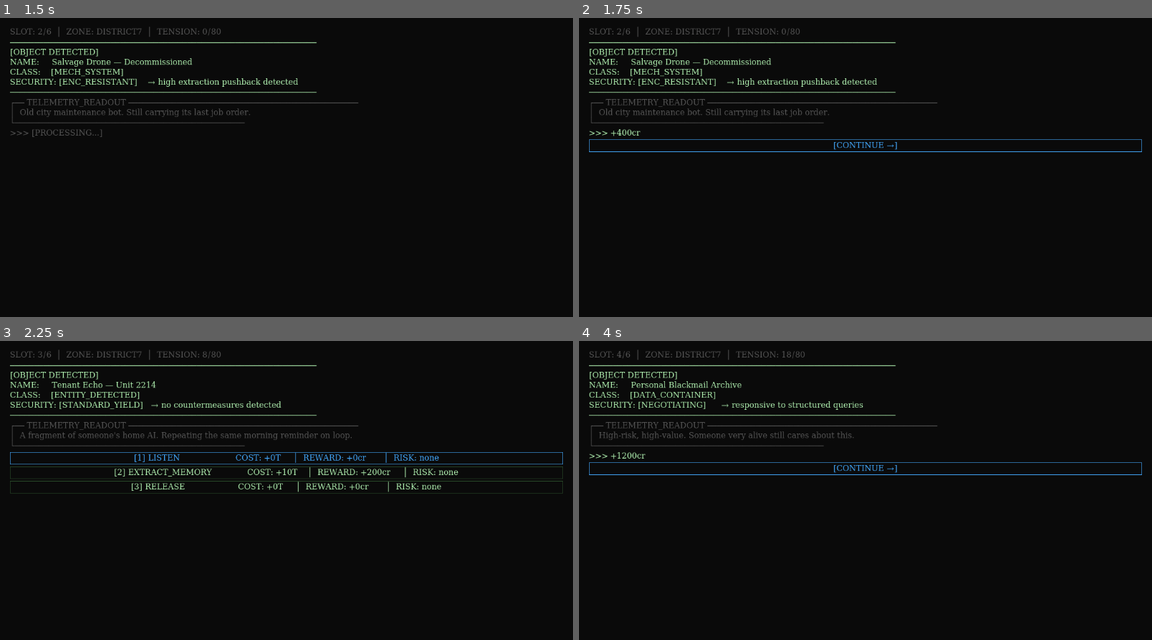
Above: before the commit, frames 1-4 (two rows, left to right).
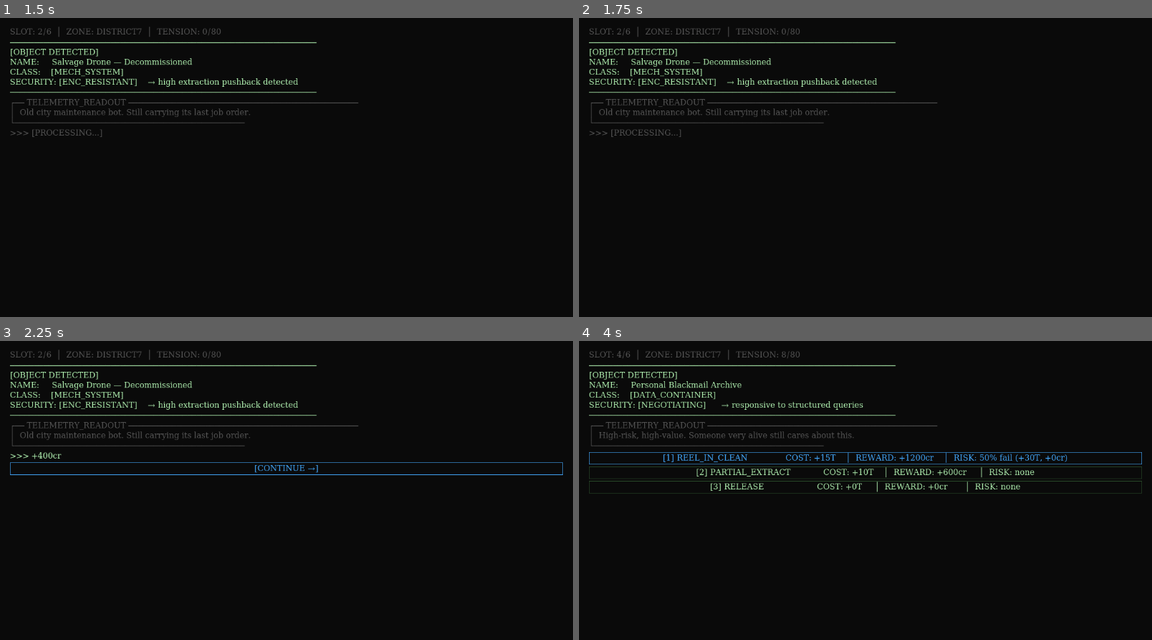
Above: after the commit, the same moments.

Repository: Teeohbee/deadcast
Game: Godot game, scene res://scenes/dive_run/DiveRun.tscn
Same seed, same stepped clock (60 frames per second), same inputs: the game is played once before the commit and once after it. This scene is started directly instead of the project's main scene.
Inputs (mouse positions are in pixels of both pictures, inside the frame that each line leads up to):
- Up to frame 1 (1.5 s): click "[1] LISTEN COST: +0T │ REWARD…" at 0.5 s; click "[1] STRIP_FOR_PARTS COST: +8T…" at 1.25 s
- Up to frame 2 (1.75 s): no input
- Up to frame 3 (2.25 s): click (286, 469) at 2 s, where only the run before the commit has a clickable "[CONTINUE →]"
- Up to frame 4 (4 s): click (865, 469) at 2.75 s, where only the run after the commit has a clickable "[CONTINUE →]"; click (865, 457) at 3.5 s, where only the run before the commit has a clickable "[1] REEL_IN_CLEAN COST: +15T …"

Frame 1 is identical in both runs. In frame 2, 0.7% of the frame differs, in the area x 1-99%, y 37-45%; in frame 3, 4.4%, in the area x 1-99%, y 4-52%; in frame 4, 3.2%.

Commit message:
refactor: slow result animation timings for dramatic effect (0.9s processing, 0.6s countermeasure)

Diff:
--- a/scenes/dive_run/CatchEvent.gd
+++ b/scenes/dive_run/CatchEvent.gd
@@ -100,14 +100,14 @@
 
 	label.text = ">>> [PROCESSING...]"
 	UIStyle.apply_label(label, UIStyle.COL_DIM)
-	await get_tree().create_timer(0.35).timeout
+	await get_tree().create_timer(0.9).timeout
 	if not is_instance_valid(self):
 		return
 
 	if color == UIStyle.COL_DEBT:
 		label.text = ">>> [!!! COUNTERMEASURE TRIGGERED !!!]"
 		UIStyle.apply_label(label, UIStyle.COL_WARNING)
-		await get_tree().create_timer(0.25).timeout
+		await get_tree().create_timer(0.6).timeout
 		if not is_instance_valid(self):
 			return
 
